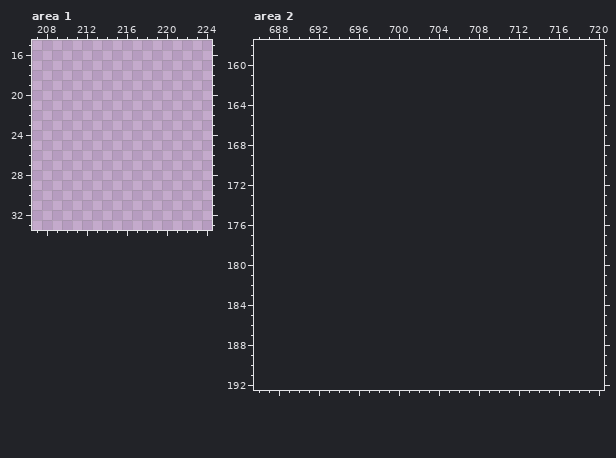
Pixel-art file -- Assets/Textures/Tilesets/new-tileset.aseprite. This is how it looked before the edit.
525x475 pixels, 1 frame. Colours within 5 levels of each other are drawn and written as one. Shown: area 1: x 207..224, y 15..33; area 2: x 686..720, y 158..192. The old version is drawn lined up with the new one, on the new canvas. The commit also changed other parts of the picture, which this record leaves out.
The result:
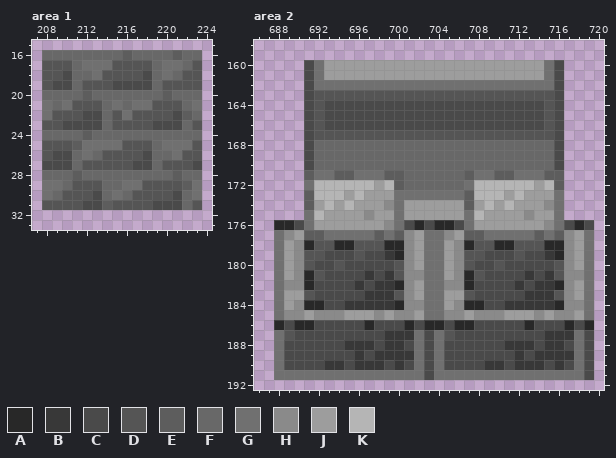
Palette (. is transparent): A #282828  B #383838  C #4a4a4a  D #555555  E #5d5d5d  F #686868  G #707070  H #8a8a8a  J #9d9d9d  K #b5b5b5
Change:
canvas 525x475 -> 1107x475
Changed rows in their new state; - is an unchanged pixel.
Area 1:
first column x 208:
16 FFFFFFFFEFFFFEFF
17 DDDFGGGDDDDFGGFD
18 DDCFFGDDDDCFGFDD
19 DCCFDDDCCCCFDDDD
20 FFFFEFFFFFFFEFFF
21 GFGDDDFGFGGDDDFG
22 GDDDCCFDGDDDDCEF
23 DDCCCCFDDDDCCCFD
24 FFFFEFFFFFFFFFFF
25 DDDEGGGGDDDFGGGD
26 DCCFGFDDDDCFFGDD
27 CCCFDDDDDCCFDDDC
28 FFFEFFFFFFFFFEFF
29 GGFDDDFFGGDDDDEG
30 GFDDDCFGFDDDDCFG
31 DDDDCCEDDDDCCCFD
Area 2:
first column x 688:
160 ---CGJJJJJJJJJJJJJJJJJJJJJJGC---
161 ---CGJJJJJJJJJJJJJJJJJJJJJJGC---
162 ---CGGGGGGGGGGGGGGGGGGGGGGGGC---
163 ---CDDDDDDDDDDDDDDDDDDDDDDDDC---
164 ---CDCCCCCCCCCCCCCCCCCCCCCCDC---
165 ---CDCCCCCCCCCCCCCCCCCCCCCCDC---
166 ---CDCCCCCCCCCCCCCCCCCCCCCCDC---
167 ---CDDDDDDDDDDDDDDDDDDDDDDDDC---
168 ---CFFFFFFFFFFFFFFFFFFFFFFFFC---
169 ---CFFFFFFFFFFFFFFFFFFFFFFFFC---
170 ---CFFFFFFFFFFFFFFFFFFFFFFFFC---
171 ---EGGEEGGGEEFFFFFFEGGEEGGGEE---
172 ---GKKKKKKJKEFFFFFFGKKKKKKJKE---
173 ---EKKKJKJJJGGGGGGGEKKKJKJJJG---
174 ---EJKJKJJJHGJJJJJJEJKJKJJJHG---
175 ---GKJJJJHJJGJJJJJJGKJJJJHJJG---
176 AACGJJJJJJJHGCACAACGJJJJJJJHGCAC
177 GHJEEGGGGGEGEHJGGHJEEGGGGGEGEHJG
178 GJHADDAADDDAAHJGGJHADDAADDDAAHJG
179 GJHDDCCCDCCBAHJGGJHDDCCCDCCBAHJG
180 GJHDCCDCCCCCDHJGGJHDCCDCCCCCDHJG
181 GJHADCCCCBCBDHHGGJHADCCCCBCBDHHG
182 GHHACCCCBCBBAHJGGHHACCCCBCBBAHJG
183 GJJDCCCCCBBBDHJGGJJDCCCCCBBBDHJG
184 GJHAACCBBBBBAHHGGJHAACCBBBBBAHHG
185 GHHJHHHJJJHJHHJGGHHJHHHJJJHJHHJG
186 ACAACCCCCACCCACAACAACCCCCACCCACA
187 GDCCCCCCCCCBBBGCGDCCCCCCCCCBBBGC
188 GCCCCCCBBBCBBCGCGCCCCCCBBBCBBCGC
189 GCCCCCCCBCBBBBGCGCCCCCCCBCBBBBGC
190 GCCCCBBCBBBCBCGCGCCCCBBCBBBCBCGC
191 GGGGGGGGGGGGGGGCGGGGGGGGGGGGGGGC
Pixel boxes of the changes (left, top, right, bottom) in both pictures:
added: (42, 50, 202, 210)
added: (274, 60, 594, 380)
